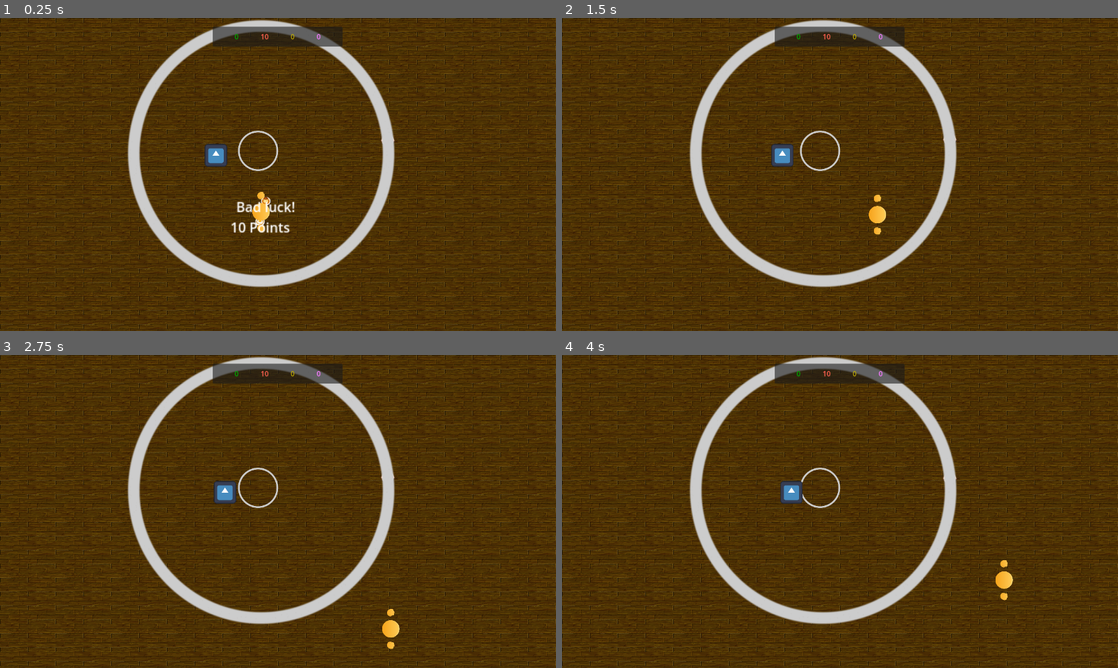
Above: before the commit, frames 1-4 (two rows, left to right).
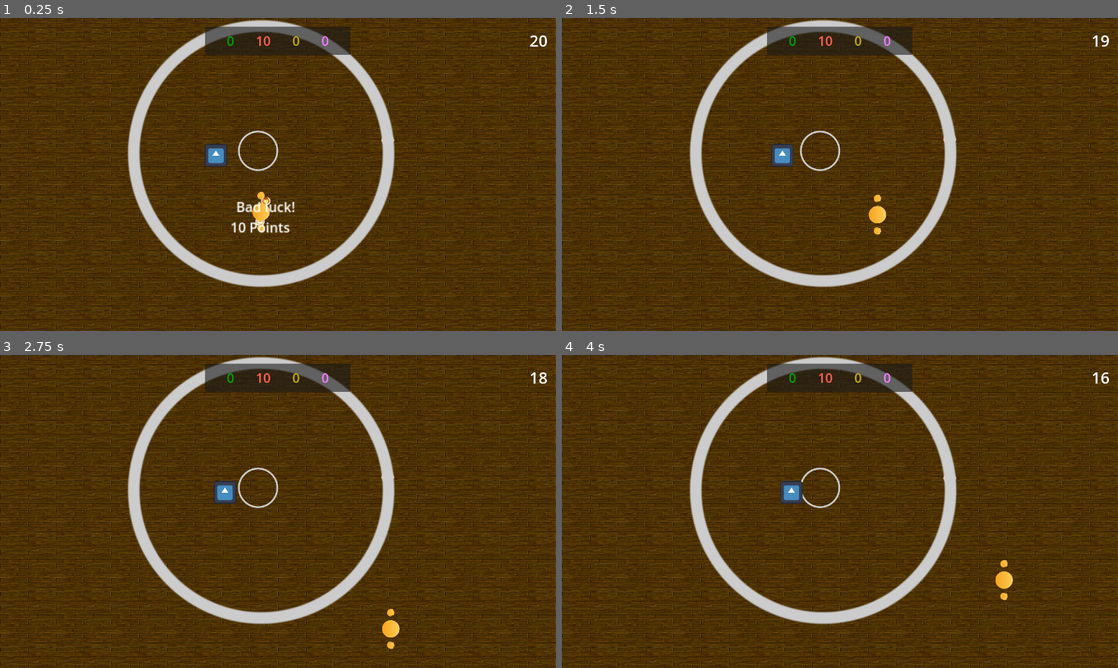
Above: after the commit, the same moments.

Repository: louiidev/ggj24_sumo
Game: Godot game, scene res://Scenes/main.tscn
Two runs of this game, one before a commit and one after it. Both use one fixed random seed, a clock stepped at 60 frames per second and the inputs below. The engine's default icon, where the game draws it, is replaced by a stand-in: a white triangle on a blue panel in a dark square.
Inputs:
- Up to frame 1 (0.25 s): no input
- Up to frame 2 (1.5 s): hold D (right) 0.53-1.28 s; tap Down (look_down) at 0.6 s; hold S (down) from 1.28 s (still down); tap Left (look_left) at 1.35 s
- Up to frame 3 (2.75 s): release S (down) at 2.03 s; hold D (right) from 2.03 s (still down); tap Right (look_right) at 2.1 s
- Up to frame 4 (4 s): release D (right) at 2.78 s; hold W (up) 2.78-3.53 s; tap Up (look_up) at 2.85 s; hold A (left) from 3.53 s (still down); tap Space (tackle) at 3.6 s

The runs differ from the first frame. In frame 1, 1.0% of the frame differs, in the area x 36-99%, y 2-12%; in frame 2, 1.0%; in frame 3, 1.0%; in frame 4, 1.0%.

Commit message:
Added countdown and ui design

Diff:
--- a/Scenes/main.gd
+++ b/Scenes/main.gd
@@ -19,3 +19,7 @@
 	newPowerup.position.y = $Boundry.position.y + r * sin(theta)
 
 	add_child(newPowerup)
+
+func secondPast():
+	GameGlobals.countDown -= 1
+	GameGlobals.updateCountdown.emit()
--- a/Scenes/main.tscn
+++ b/Scenes/main.tscn
@@ -44,3 +44,8 @@
 [node name="Player" parent="." instance=ExtResource("6_nwdld")]
 position = Vector2(601, 446)
 playerNum = 1
+
+[node name="SecondPassed" type="Timer" parent="."]
+autostart = true
+
+[connection signal="timeout" from="SecondPassed" to="." method="secondPast"]
--- a/Scenes/player_scores.gd
+++ b/Scenes/player_scores.gd
@@ -6,10 +6,19 @@
 func _ready():
 	GameGlobals.updateScore.connect(updateScore)
 	scoreLabels = $MarginContainer/PanelContainer/MarginContainer/HBoxContainer.get_children()
+	GameGlobals.updateCountdown.connect(updateCountdown)
+	$MarginContainer/HBoxContainer/TimeRemaining.text = str(GameGlobals.countDown)
 
-# Called every frame. 'delta' is the elapsed time since the previous frame.
-func _process(delta):
-	pass
 
 func updateScore(playerNum):
 	scoreLabels[playerNum].text = str(GameGlobals.playerScores[playerNum])
+
+func updateCountdown():
+	$MarginContainer/HBoxContainer/TimeRemaining.text = str(GameGlobals.countDown)
+	$TickSound.play()
+	if(GameGlobals.countDown < 11):
+		$MarginContainer/HBoxContainer/TimeRemaining.set("theme_override_colors/font_color",Color(1,0.5,0.5))
+		if(GameGlobals.countDown % 2 == 0):
+			$MarginContainer/HBoxContainer/TimeRemaining.set("theme_override_font_sizes/font_size",42)
+		else:
+			$MarginContainer/HBoxContainer/TimeRemaining.set("theme_override_font_sizes/font_size",36)
--- a/Scenes/player_scores.tscn
+++ b/Scenes/player_scores.tscn
@@ -1,6 +1,7 @@
-[gd_scene load_steps=2 format=3 uid="uid://coyahvy30jw4g"]
+[gd_scene load_steps=3 format=3 uid="uid://coyahvy30jw4g"]
 
 [ext_resource type="Script" path="res://Scenes/player_scores.gd" id="1_0x6i3"]
+[ext_resource type="AudioStream" uid="uid://dek4lcu0g7ptp" path="res://Assets/sound/blipSelect.wav" id="2_80pq2"]
 
 [node name="HudScores" type="CanvasLayer"]
 script = ExtResource("1_0x6i3")
@@ -11,7 +12,9 @@
 anchor_bottom = 0.093
 offset_bottom = -0.264001
 grow_horizontal = 2
+theme_override_constants/margin_left = 20
 theme_override_constants/margin_top = 20
+theme_override_constants/margin_right = 20
 
 [node name="PanelContainer" type="PanelContainer" parent="MarginContainer"]
 layout_mode = 2
@@ -23,6 +26,7 @@
 theme_override_constants/margin_right = 50
 
 [node name="HBoxContainer" type="HBoxContainer" parent="MarginContainer/PanelContainer/MarginContainer"]
+custom_minimum_size = Vector2(2.08165e-12, 65)
 layout_mode = 2
 theme_override_constants/separation = 50
 alignment = 1
@@ -30,23 +34,40 @@
 [node name="Score1" type="Label" parent="MarginContainer/PanelContainer/MarginContainer/HBoxContainer"]
 layout_mode = 2
 theme_override_colors/font_color = Color(0, 0.654902, 0, 1)
+theme_override_font_sizes/font_size = 30
 text = "0
 "
 
 [node name="Score2" type="Label" parent="MarginContainer/PanelContainer/MarginContainer/HBoxContainer"]
 layout_mode = 2
 theme_override_colors/font_color = Color(1, 0.376471, 0.309804, 1)
+theme_override_font_sizes/font_size = 30
 text = "0
 "
 
 [node name="Score3" type="Label" parent="MarginContainer/PanelContainer/MarginContainer/HBoxContainer"]
 layout_mode = 2
 theme_override_colors/font_color = Color(0.752941, 0.67451, 0, 1)
+theme_override_font_sizes/font_size = 30
 text = "0
 "
 
 [node name="Score4" type="Label" parent="MarginContainer/PanelContainer/MarginContainer/HBoxContainer"]
 layout_mode = 2
 theme_override_colors/font_color = Color(0.964706, 0.478431, 1, 1)
+theme_override_font_sizes/font_size = 30
 text = "0
 "
+
+[node name="HBoxContainer" type="HBoxContainer" parent="MarginContainer"]
+layout_mode = 2
+size_flags_horizontal = 8
+
+[node name="TimeRemaining" type="Label" parent="MarginContainer/HBoxContainer"]
+layout_direction = 3
+layout_mode = 2
+theme_override_font_sizes/font_size = 36
+text = "180"
+
+[node name="TickSound" type="AudioStreamPlayer" parent="."]
+stream = ExtResource("2_80pq2")
--- a/game_globals.gd
+++ b/game_globals.gd
@@ -1,6 +1,9 @@
 extends Node
 
 signal updateScore(playerNum)
+signal updateCountdown
 
 var playerScores = [0,0,0,0]
 var playerColors: Array[String] = ['#00a700', '#ff604f', '#c0ac00', '#f67aff']
+
+var countDown = 20
Not shown, added: Assets/sound/blipSelect.wav.import
Not shown, added: Assets/sound/blipSelect.wav
Not shown, changed: README.md
